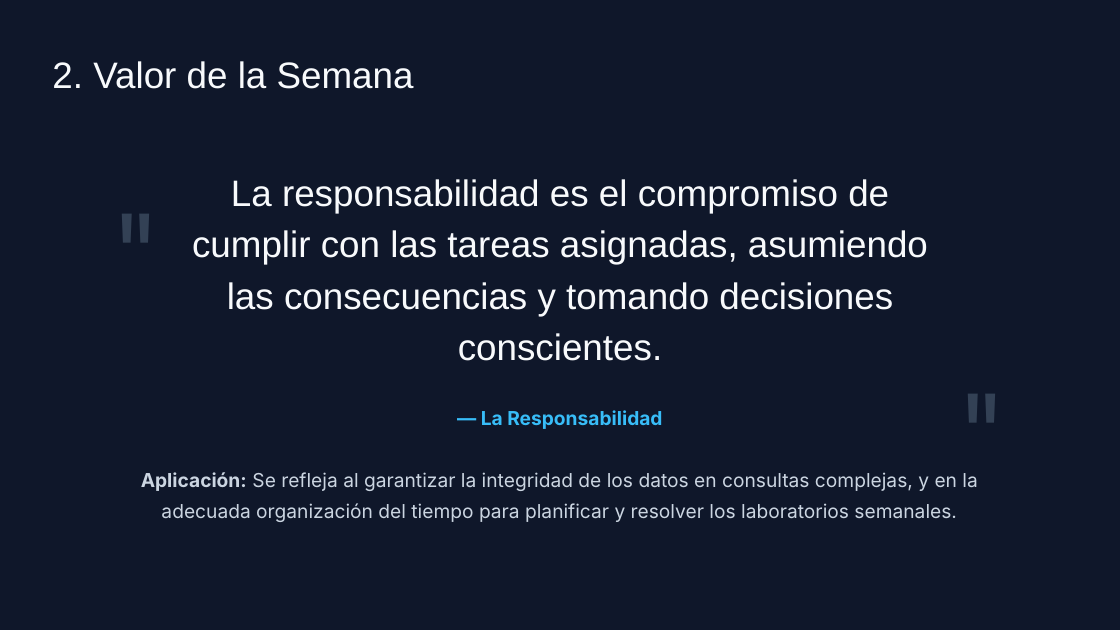
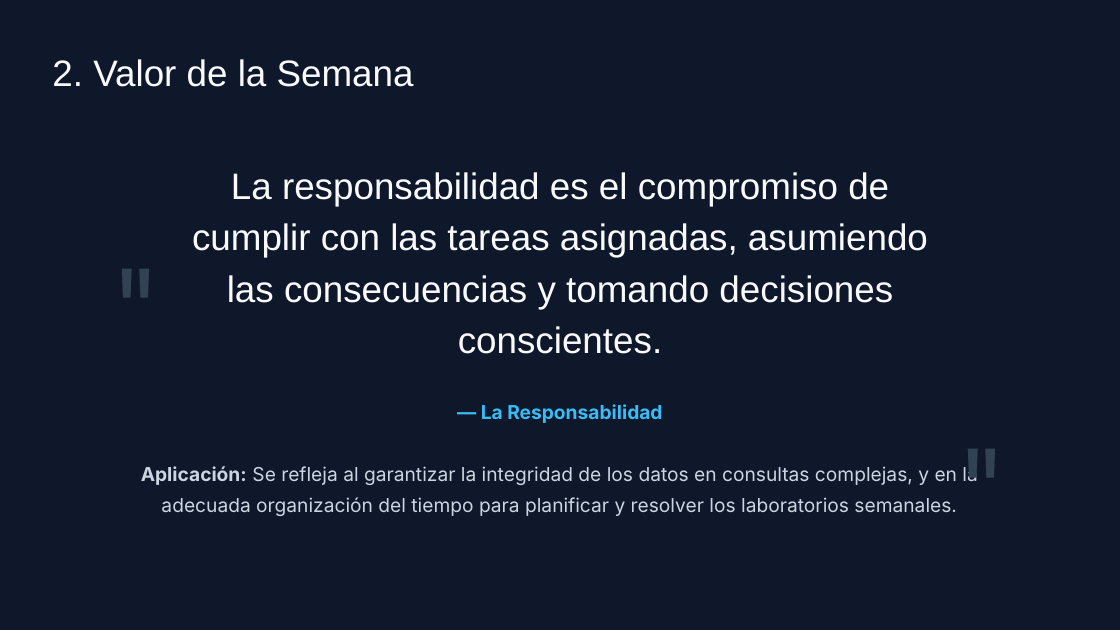
Before and after one commit to CococysLabs/90-Programacion-de-Computadoras-1, a slide deck: slide 5 of Ciclo-2026-Segundo-Semestre/Seccion_N/5_Contenidos/8_Semana_8/Lab PDC1 Presentación 8 1S2027.pptx (slide 4 before the commit). Drawn at 1120x630 pixels with LibreOffice and Linux fonts; fonts in the diff are those of the drawing; background and template pictures are left out. Boxes give left, top, right and bottom in pixels: in the first picture for what was removed or moved away, otherwise in the second. Text is boxed around its words. In the diff, an @@ line names an element or a change of style, - is before the commit and + after.

```diff
--- a/Ciclo-2026-Segundo-Semestre/Seccion_N/5_Contenidos/8_Semana_8/Lab PDC1 Presentación 8 1S2027.pptx
+++ b/Ciclo-2026-Segundo-Semestre/Seccion_N/5_Contenidos/8_Semana_8/Lab PDC1 Presentación 8 1S2027.pptx
@@ text "La responsabilidad es el compromiso ...": place and size @@
-text "La responsabilidad es el compromiso ..." at [192, 179, 928, 361]
+text "La responsabilidad es el compromiso ..." at [192, 172, 928, 354]
@@ text """ rewrapped from [111, 259, 162, 332] to [111, 314, 162, 332] @@
@@ text "— La Responsabilidad": place and size @@
-text "— La Responsabilidad" at [481, 410, 662, 429]
+text "— La Responsabilidad" at [481, 404, 662, 423]
@@ text "Aplicación: Se refleja al garantizar ...": place and size @@
-text "Aplicación: Se refleja al garantizar ..." at [141, 472, 977, 522]
+text "Aplicación: Se refleja al garantizar ..." at [141, 465, 977, 516]
@@ text """ rewrapped from [957, 439, 1009, 511] to [957, 493, 1009, 511] @@
```
Also in this commit, not shown: 13 other slides changed, 5 slides added, 1 slide removed, 5 other files.
